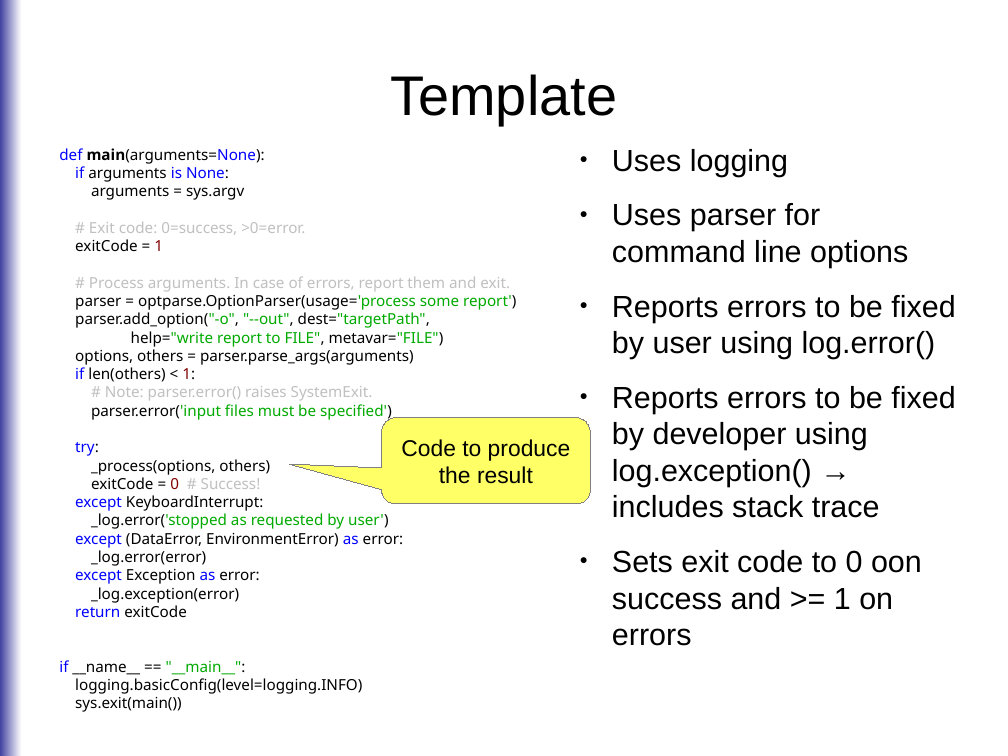
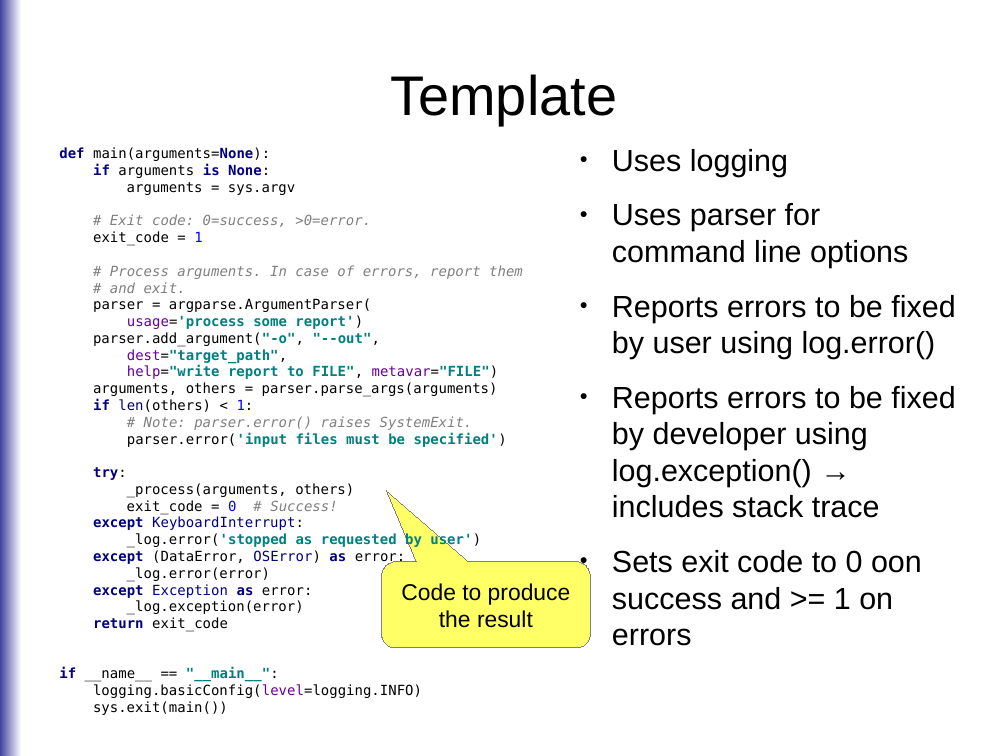
Before and after one commit to roskakori/talks, a slide deck: slide 60 of europython_2014/errorhandling/Solution oriented error handling.odp. Drawn at 1008x756 pixels with LibreOffice and Linux fonts; fonts in the diff are those of the drawing. Boxes give left, top, right and bottom in pixels: in the first picture for what was removed or moved away, otherwise in the second. Text is boxed around its words. In the diff, an @@ line names an element or a change of style, - is before the commit and + after.

Commit message:
Migrated example template for command line application to Python 3.

```diff
--- a/europython_2014/errorhandling/Solution oriented error handling.odp
+++ b/europython_2014/errorhandling/Solution oriented error handling.odp
@@ text at box(59, 147, 523, 715): text changed; size 12 to 11 pt; font Noto Sans to DejaVu Sans Mono @@
-def main(arguments=None):
-if arguments is None:
-arguments = sys.argv
-# Exit code: 0=success, >0=error.
-exitCode = 1
-# Process arguments. In case of errors, report them and exit.
-parser = optparse.OptionParser(usage='process some report')
-parser.add_option("-o", "--out", dest="targetPath",
-help="write report to FILE", metavar="FILE")
-options, others = parser.parse_args(arguments)
-if len(others) < 1:
-# Note: parser.error() raises SystemExit.
-parser.error('input files must be specified')
-try:
-_process(options, others)
-exitCode = 0 # Success!
-except KeyboardInterrupt:
-_log.error('stopped as requested by user')
-except (DataError, EnvironmentError) as error:
-_log.error(error)
-except Exception as error:
-_log.exception(error)
-return exitCode
-if __name__ == "__main__":
-logging.basicConfig(level=logging.INFO)
-sys.exit(main())
+def main(arguments=None):
+if arguments is None:
+arguments = sys.argv
+# Exit code: 0=success, >0=error.
+exit_code = 1
+# Process arguments. In case of errors, report them
+# and exit.
+parser = argparse.ArgumentParser(
+usage='process some report')
+parser.add_argument("-o", "--out",
+dest="target_path",
+help="write report to FILE", metavar="FILE")
+arguments, others = parser.parse_args(arguments)
+if len(others) < 1:
+# Note: parser.error() raises SystemExit.
+parser.error('input files must be specified')
+try:
+_process(arguments, others)
+exit_code = 0 # Success!
+except KeyboardInterrupt:
+_log.error('stopped as requested by user')
+except (DataError, OSError) as error:
+_log.error(error)
+except Exception as error:
+_log.exception(error)
+return exit_code
+if __name__ == "__main__":
+logging.basicConfig(level=logging.INFO)
+sys.exit(main())
@@ rounded speech box "Code to produce the result": place and size @@
-rounded speech box "Code to produce the result" at box(381, 418, 590, 504)
+rounded speech box "Code to produce the result" at box(381, 562, 590, 648)
@@ rounded speech box "Code to produce the result" at box(381, 562, 590, 648): proportions changed @@
```
Also in this commit, not shown: 1 other slide changed.
